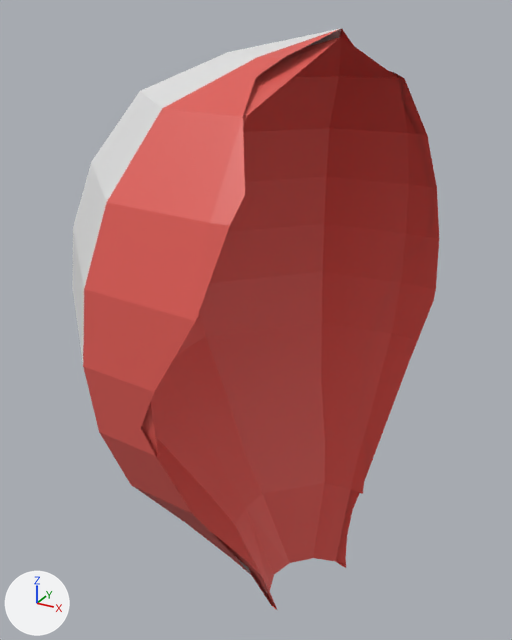
What one commit did to the FBX model Assets/Models/broken parts/Ballon/ballonPart1.fbx.
Before and after are seen from a 50 mm camera at (4.12, -9.98, 14.14) aimed at (-1.49, 0.23, 9.04). Arrows for +X, +Y and +Z are at lower left; the lights stay in place.
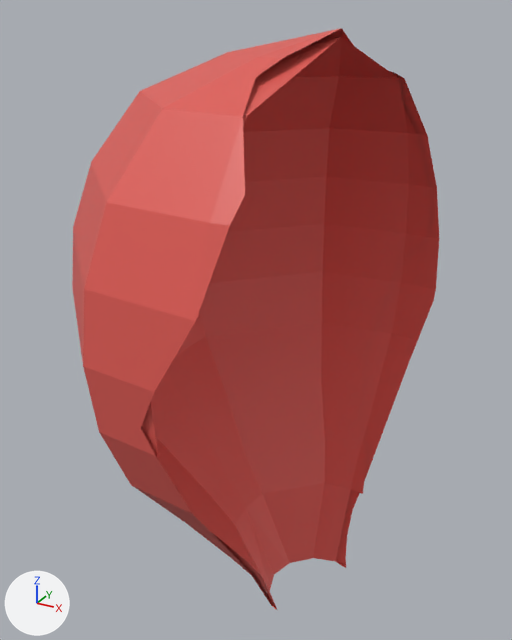
Edits to the bpy script that builds the scene:
```text
Change me_cube_003:
    where me_cube_003.from_pydata(...)  # 195 vertices, 159 faces; spans x -3.96..0.77, y -3.94..4.0, z 3.58..13.89
    used by ob_cube_003; location = (0.0, 0.0, 0.0)
    me_cube_003 part 1: all 20 faces that had it switch from mat_balonwhite (white #e7e7e7) to mat_balonred (red #e15c54)
```

What differs and where, as boxes [x1, y1, x2, y2] in the pictures (512 x 640 px):
part 1 of me_cube_003, recoloured (white to red): [72, 28, 342, 574] in both
